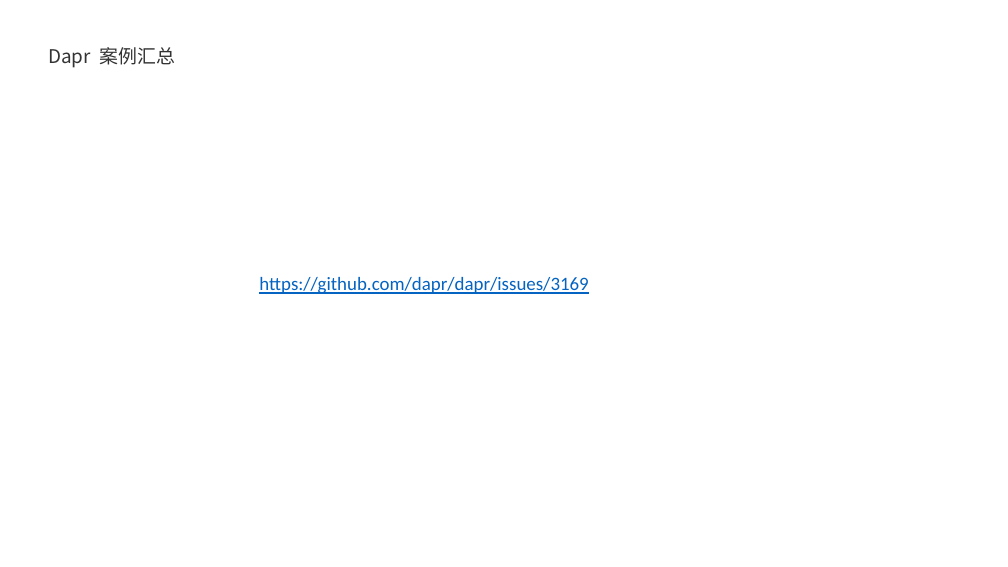
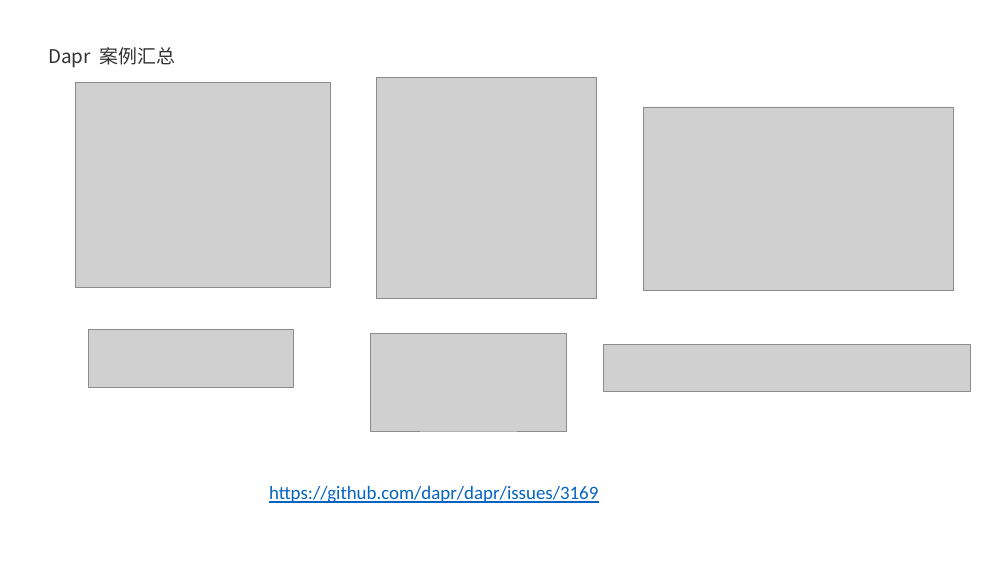
Before and after one commit to geffzhang/TyeDaprDemo, a slide deck: slide 19 of slides.pptx. Drawn at 1008x567 pixels with LibreOffice and Linux fonts; fonts in the diff are those of the drawing; grey boxes stand for pictures. Boxes give left, top, right and bottom in pixels: in the first picture for what was removed or moved away, otherwise in the second. Text is boxed around its words. In the diff, an @@ line names an element or a change of style, - is before the commit and + after.

```diff
--- a/slides.pptx
+++ b/slides.pptx
@@ picture added at box(75, 82, 330, 287) @@
@@ picture added at box(377, 78, 597, 299) @@
@@ picture added at box(644, 107, 954, 290) @@
@@ picture added at box(88, 330, 293, 388) @@
@@ picture added at box(371, 333, 566, 431) @@
@@ picture added at box(603, 345, 971, 392) @@
@@ text "https://github.com/dapr/dapr/issues/3169": place and size @@
-text "https://github.com/dapr/dapr/issues/3169" at box(259, 277, 588, 294)
+text "https://github.com/dapr/dapr/issues/3169" at box(269, 486, 598, 503)
```
Also in this commit, not shown: 2 other slides changed.
